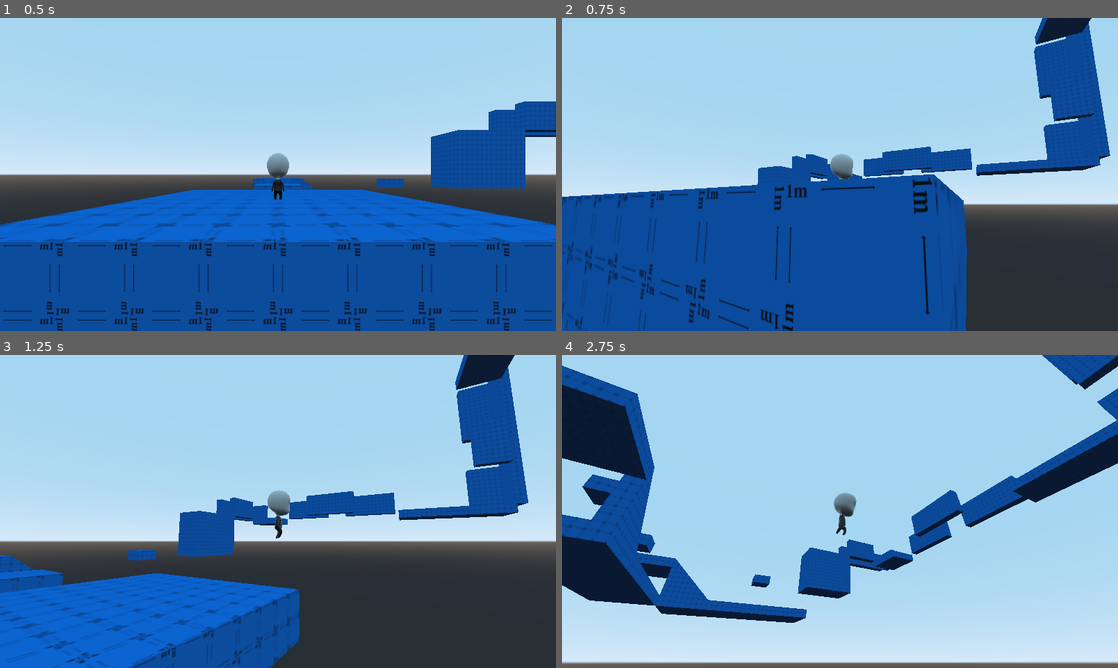
Above: before the commit, frames 1-4 (two rows, left to right).
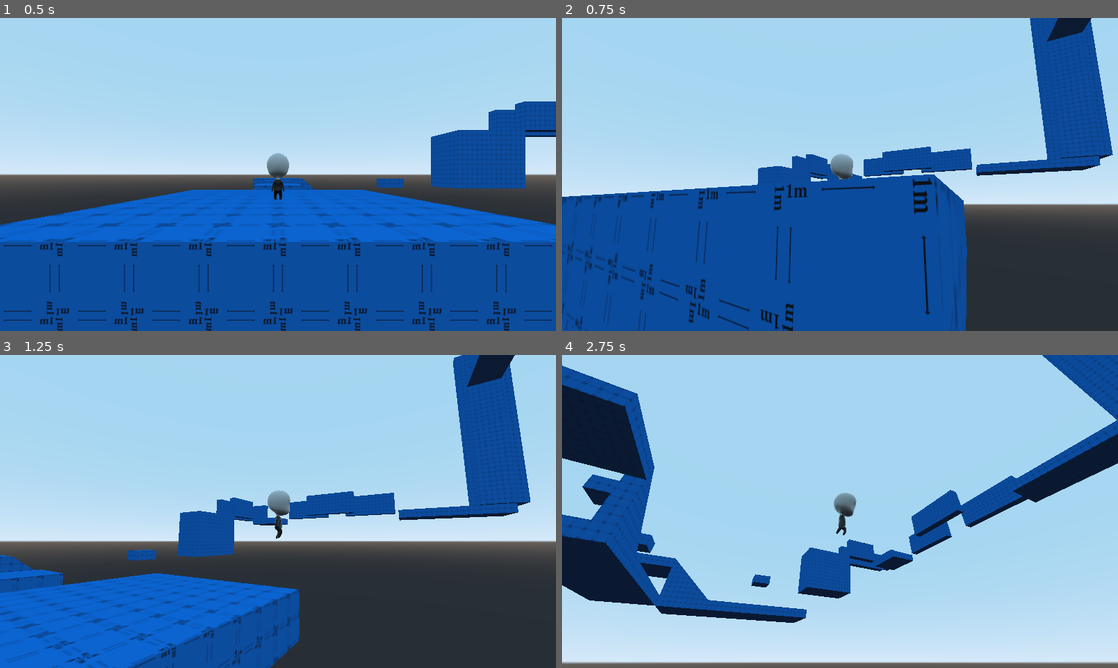
Above: after the commit, the same moments.

Repository: elegist/skyjumper
Game: Godot game, scene res://src/Main.tscn
The game is run twice, just before and just after one commit, with the same random seed, the same clock (stepped at 60 frames per second) and the same inputs.
Inputs (mouse positions are in pixels of both pictures, inside the frame that each line leads up to):
- Up to frame 1 (0.5 s): no input
- Up to frame 2 (0.75 s): move the mouse to (962, 158) at 0.52 s; hold D (move_right) from 0.53 s (still down); hold Shift (dash) from 0.53 s (still down)
- Up to frame 3 (1.25 s): keep holding D (move_right); keep holding Shift (dash); tap Space (jump) at 0.77, 0.8, 1.07 s
- Up to frame 4 (2.75 s): move the mouse to (728, 527) at 1.27 s; release D (move_right) at 1.28 s; release Shift (dash) at 1.28 s; hold S (move_down) 1.28-2.03 s; tap Space (jump) at 1.35, 1.52, 1.82, 2.3 s; tap Shift (dash) at 1.55 s; move the mouse to (895, 442) at 2.02 s; hold D (move_right) from 2.03 s (still down); hold Shift (dash) from 2.03 s (still down)

Frame 1 is identical in both runs. In frame 2, 0.9% of the frame differs, in the area x 84-100%, y 0-45%; in frame 3, 0.8%; in frame 4, 0.6%.

Commit message:
finish stage1 blocking

Diff:
--- a/project.godot
+++ b/project.godot
@@ -92,6 +92,11 @@
 "events": [ Object(InputEventJoypadButton,"resource_local_to_scene":false,"resource_name":"","device":0,"button_index":8,"pressure":0.0,"pressed":false,"script":null)
  ]
 }
+reset_camera={
+"deadzone": 0.5,
+"events": [ Object(InputEventJoypadButton,"resource_local_to_scene":false,"resource_name":"","device":0,"button_index":4,"pressure":0.0,"pressed":false,"script":null)
+ ]
+}
 
 [layer_names]
 
--- a/src/Main.tscn
+++ b/src/Main.tscn
@@ -84,33 +84,151 @@
 material = ExtResource( 3 )
 
 [node name="CSGBox17" type="CSGBox" parent="Stage01/CSGCombiner"]
-transform = Transform( 0, 0, -1, 0, 1, 0, 1, 0, 0, -69, 15, -27 )
-width = 6.0
-height = 10.0
+transform = Transform( 0, 0, -1, 0, 1, 0, 1, 0, 0, -69, 31, -27 )
+width = 6.0
+height = 42.0
+material = ExtResource( 3 )
+
+[node name="CSGBox18" type="CSGBox" parent="Stage01/CSGCombiner"]
+transform = Transform( 0, 0, -1, 0, 1, 0, 1, 0, 0, -61, 25, -27 )
+width = 6.0
+height = 30.0
 material = ExtResource( 3 )
 
 [node name="CSGBox21" type="CSGBox" parent="Stage01/CSGCombiner"]
 transform = Transform( -1, 0, 4.37114e-08, 0, 1, 0, -4.37114e-08, 0, -1, -65, 31, -31 )
-width = 6.0
+width = 8.0
 height = 42.0
-material = ExtResource( 3 )
-
-[node name="CSGBox18" type="CSGBox" parent="Stage01/CSGCombiner"]
-transform = Transform( 0, 0, -1, 0, 1, 0, 1, 0, 0, -61, 24, -27 )
-width = 6.0
-height = 10.0
-material = ExtResource( 3 )
-
-[node name="CSGBox19" type="CSGBox" parent="Stage01/CSGCombiner"]
-transform = Transform( 0, 0, -1, 0, 1, 0, 1, 0, 0, -69, 35, -27 )
-width = 6.0
-height = 14.0
 material = ExtResource( 3 )
 
 [node name="CSGBox14" type="CSGBox" parent="Stage01/CSGCombiner"]
 transform = Transform( 0, 0, -1, 0, 1, 0, 1, 0, 0, -61, 13, 10 )
 width = 14.0
 height = 6.0
+material = ExtResource( 3 )
+
+[node name="CSGBox19" type="CSGBox" parent="Stage01/CSGCombiner"]
+transform = Transform( -1, 0, 4.37114e-08, 0, 1, 0, -4.37114e-08, 0, -1, -12, 48, -21 )
+width = 18.0
+height = 6.0
+material = ExtResource( 3 )
+
+[node name="CSGBox22" type="CSGBox" parent="Stage01/CSGCombiner"]
+transform = Transform( 0, 0, -1, 0, 1, 0, 1, 0, 0, 1, 48, -37 )
+width = 18.0
+height = 6.0
+material = ExtResource( 3 )
+
+[node name="CSGBox26" type="CSGBox" parent="Stage01/CSGCombiner"]
+transform = Transform( -1, 0, 4.37114e-08, 0, 1, 0, -4.37114e-08, 0, -1, -25, 66, -98 )
+width = 28.0
+height = 14.0
+material = ExtResource( 3 )
+
+[node name="CSGBox27" type="CSGBox" parent="Stage01/CSGCombiner"]
+transform = Transform( -1, 0, 4.37114e-08, 0, 1, 0, -4.37114e-08, 0, -1, -25, 66, -90 )
+width = 28.0
+height = 14.0
+material = ExtResource( 3 )
+
+[node name="CSGBox23" type="CSGBox" parent="Stage01/CSGCombiner"]
+transform = Transform( 0, 0, -1, 0, 1, 0, 1, 0, 0, -11, 48, -56 )
+width = 18.0
+height = 6.0
+material = ExtResource( 3 )
+
+[node name="CSGBox24" type="CSGBox" parent="Stage01/CSGCombiner"]
+transform = Transform( 0, 0, -1, 0, 1, 0, 1, 0, 0, -6, 52, -76 )
+width = 6.0
+height = 14.0
+depth = 8.0
+material = ExtResource( 3 )
+
+[node name="CSGBox25" type="CSGBox" parent="Stage01/CSGCombiner"]
+transform = Transform( 0, 0, -1, 0, 1, 0, 1, 0, 0, -6, 58, -94 )
+width = 6.0
+depth = 8.0
+material = ExtResource( 3 )
+
+[node name="CSGBox28" type="CSGBox" parent="Stage01/CSGCombiner"]
+transform = Transform( 0, 0, -1, 0, 1, 0, 1, 0, 0, -44, 58, -94 )
+width = 6.0
+depth = 8.0
+material = ExtResource( 3 )
+
+[node name="CSGBox36" type="CSGBox" parent="Stage01/CSGCombiner"]
+transform = Transform( 0, 0, -1, 0, 1, 0, 1, 0, 0, -70, 97, -102 )
+width = 6.0
+depth = 16.0
+material = ExtResource( 3 )
+
+[node name="CSGBox39" type="CSGBox" parent="Stage01/CSGCombiner"]
+transform = Transform( 0, 0, -1, 0, 1, 0, 1, 0, 0, -93, 97, -142 )
+width = 6.0
+depth = 16.0
+material = ExtResource( 3 )
+
+[node name="CSGBox40" type="CSGBox" parent="Stage01/CSGCombiner"]
+transform = Transform( 0, 0, -1, 0, 1, 0, 1, 0, 0, -104, 58, -142 )
+width = 6.0
+height = 80.0
+depth = 6.0
+material = ExtResource( 3 )
+
+[node name="CSGBox" type="CSGBox" parent="Stage01/CSGCombiner/CSGBox40"]
+operation = 2
+width = 4.0
+height = 80.0
+depth = 4.0
+material = ExtResource( 3 )
+
+[node name="CSGBox41" type="CSGBox" parent="Stage01/CSGCombiner"]
+transform = Transform( 0, 0, -1, 0, 1, 0, 1, 0, 0, -104, -1, -142 )
+width = 6.0
+depth = 6.0
+material = ExtResource( 3 )
+
+[node name="CSGBox37" type="CSGBox" parent="Stage01/CSGCombiner"]
+transform = Transform( 0, 0, -1, 0, 1, 0, 1, 0, 0, -87, 104, -112 )
+width = 26.0
+height = 12.0
+material = ExtResource( 3 )
+
+[node name="CSGBox38" type="CSGBox" parent="Stage01/CSGCombiner"]
+transform = Transform( 0, 0, -1, 0, 1, 0, 1, 0, 0, -76, 104, -132 )
+width = 26.0
+height = 12.0
+material = ExtResource( 3 )
+
+[node name="CSGBox29" type="CSGBox" parent="Stage01/CSGCombiner"]
+transform = Transform( 0, 0, -1, 0, 1, 0, 1, 0, 0, -53, 58, -89 )
+material = ExtResource( 3 )
+
+[node name="CSGBox30" type="CSGBox" parent="Stage01/CSGCombiner"]
+transform = Transform( 0, 0, -1, 0, 1, 0, 1, 0, 0, -58, 61, -93 )
+material = ExtResource( 3 )
+
+[node name="CSGBox31" type="CSGBox" parent="Stage01/CSGCombiner"]
+transform = Transform( 0, 0, -1, 0, 1, 0, 1, 0, 0, -52, 64, -98 )
+material = ExtResource( 3 )
+
+[node name="CSGBox32" type="CSGBox" parent="Stage01/CSGCombiner"]
+transform = Transform( 0, 0, -1, 0, 1, 0, 1, 0, 0, -55, 67, -92 )
+material = ExtResource( 3 )
+
+[node name="CSGBox33" type="CSGBox" parent="Stage01/CSGCombiner"]
+transform = Transform( 0, 0, -1, 0, 1, 0, 1, 0, 0, -57, 74, -102 )
+height = 8.0
+material = ExtResource( 3 )
+
+[node name="CSGBox34" type="CSGBox" parent="Stage01/CSGCombiner"]
+transform = Transform( 0, 0, -1, 0, 1, 0, 1, 0, 0, -61, 88, -102 )
+height = 20.0
+material = ExtResource( 3 )
+
+[node name="CSGBox35" type="CSGBox" parent="Stage01/CSGCombiner"]
+transform = Transform( 0, 0, -1, 0, 1, 0, 1, 0, 0, -53, 91, -102 )
+height = 26.0
 material = ExtResource( 3 )
 
 [node name="CSGBox10" type="CSGBox" parent="Stage01/CSGCombiner"]
@@ -138,9 +256,9 @@
 material = ExtResource( 3 )
 
 [node name="CSGBox20" type="CSGBox" parent="Stage01/CSGCombiner"]
-transform = Transform( 1, 0, 0, 0, 1, 0, 0, 0, 1, -49, 39, -26 )
+transform = Transform( 1, 0, 0, 0, 1, 0, 0, 0, 1, -49, 39, -27 )
 width = 22.0
-depth = 8.0
+depth = 6.0
 material = ExtResource( 3 )
 
 [node name="CSGPolygon" type="CSGPolygon" parent="Stage01/CSGCombiner"]
@@ -149,6 +267,12 @@
 depth = 2.0
 material = ExtResource( 3 )
 
+[node name="CSGPolygon5" type="CSGPolygon" parent="Stage01/CSGCombiner"]
+transform = Transform( -1, 0, 8.74228e-08, 0, 1, 0, -8.74228e-08, 0, -1, -29, 47, -30 )
+polygon = PoolVector2Array( -4, -7, -4, -2, -4, -2, 9, -7 )
+depth = 6.0
+material = ExtResource( 3 )
+
 [node name="CSGPolygon2" type="CSGPolygon" parent="Stage01/CSGCombiner"]
 transform = Transform( -4.37114e-08, 0, -1, 0, 1, 0, 1, 0, -4.37114e-08, 3, -1, 5 )
 polygon = PoolVector2Array( 0, -7, 0, 1, 0, 1, 9, -7 )
@@ -172,6 +296,3 @@
 polygon = PoolVector2Array( 0, -7, 0, 1, 0, 1, 9, -7 )
 depth = 2.0
 material = ExtResource( 3 )
-
-[editable path="Player"]
-[editable path="Player/Mesh/skyjumper_scaled"]
--- a/src/player/Player.gd
+++ b/src/player/Player.gd
@@ -108,10 +108,9 @@
 
 	if is_on_wall() && !is_on_floor():
 		can_wall_run = true
+		jump_count = max_jump_count
 	else:
 		can_wall_run = false
-
-	print(timer_wall_run.get_time_left())
 
 	if can_wall_run:
 		can_dash = true
@@ -202,6 +201,7 @@
 		dash_direction.x *= -1
 	elif round(wall_normal.z) != 0:
 		dash_direction.z *= -1
+	jump_count -= 1
 
 func apply_animations() -> void:
 	if is_on_wall() && Input.is_action_pressed("dash"):
